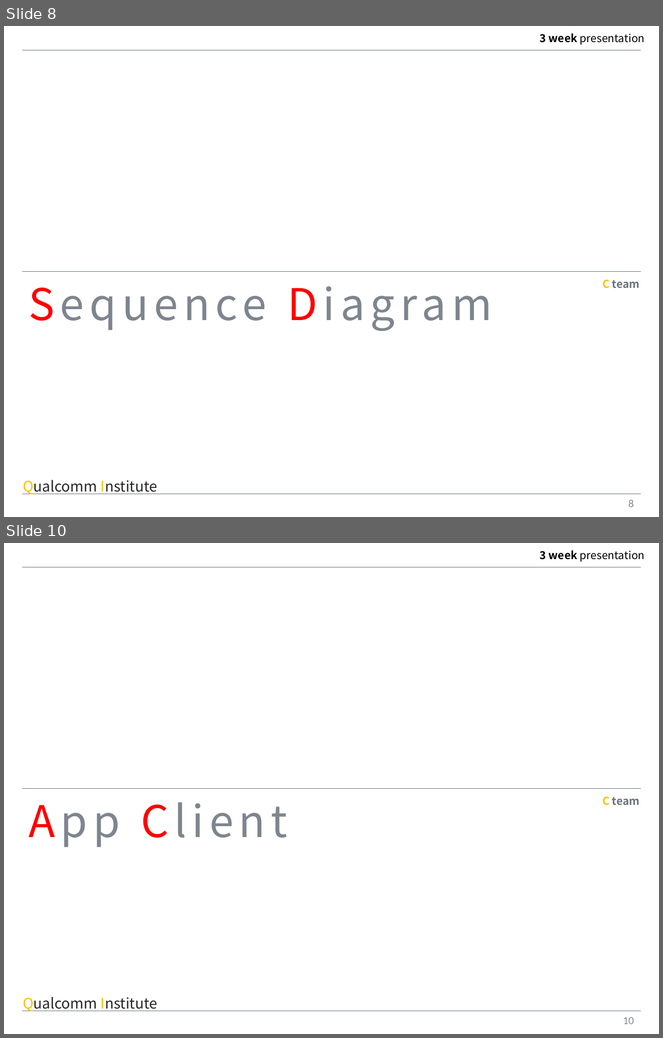
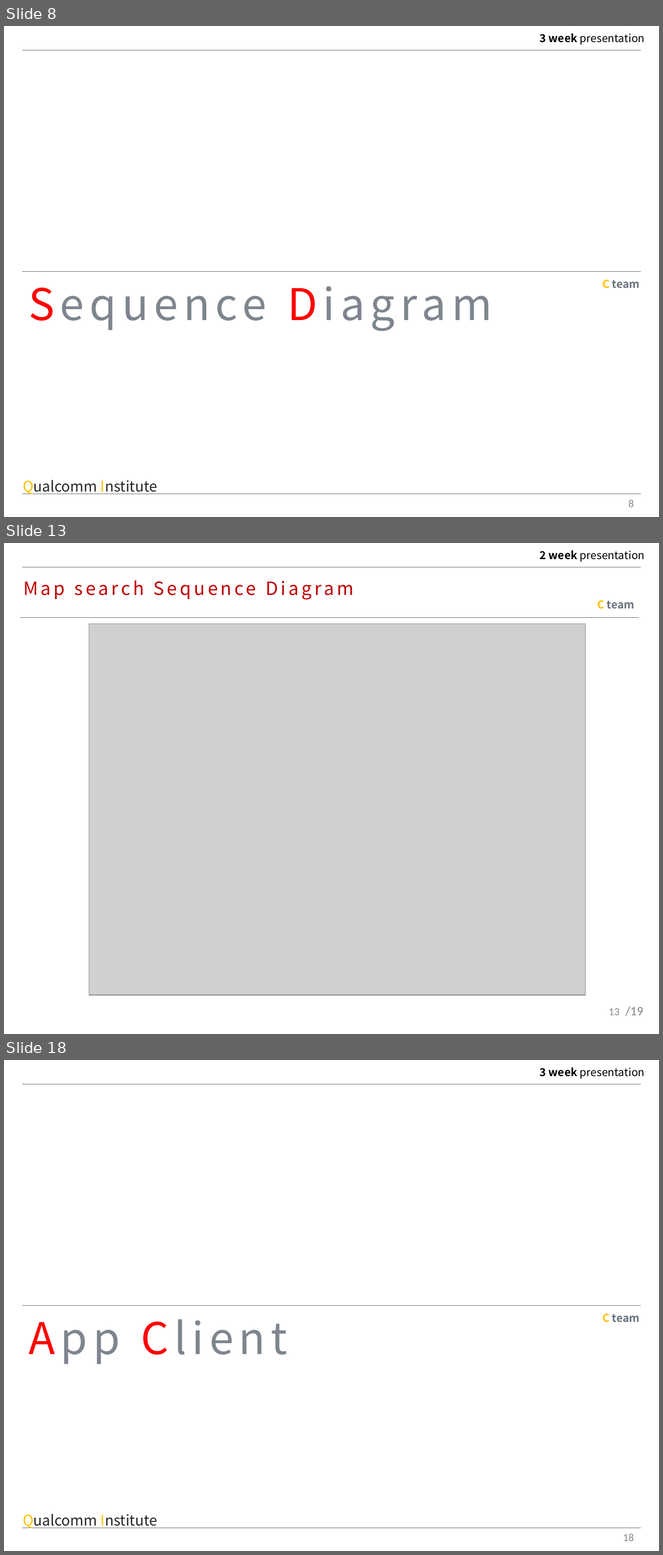
Before and after one commit to MAENGSOOHOON/summer2017IoT, a slide deck: 3week/ppt/3week.pptx. Shown one above the other, each under a label of ours: slides 8 and 10 before the commit, slides 8, 13 and 18 after it; the slides between them are not shown. The pictures are 663x1038 and 663x1555 pixels, drawn with LibreOffice and Linux fonts; fonts in the diff are those of the drawing; grey boxes stand for pictures. Boxes give left, top, right and bottom in pixels: in the first picture for what was removed or moved away, otherwise in the second. Text is boxed around its words. In the diff, an @@ line names an element or a change of style, - is before the commit and + after.

```diff
--- a/3week/ppt/3week.pptx
+++ b/3week/ppt/3week.pptx
@@ slide 13 added at (4, 543, 659, 1034), background #FFFFFF @@
@@ text added at (540, 550, 645, 562), 12 pt, text #000000 @@
+2 week presentation
@@ line added from (22, 566) to (641, 566), #68727E 0.25 pt @@
@@ text added at (23, 580, 354, 600), 20 pt, text #C00000 @@
+Map search Sequence Diagram
@@ text added at (597, 600, 635, 609), 12 pt, text #68727E, bold @@
+C team
@@ line added from (20, 618) to (639, 618), #68727E 0.25 pt @@
@@ picture added at (89, 624, 586, 995) @@
@@ page number added at (609, 1008, 620, 1016), 12 pt, text #8C8C8C @@
+13
@@ text added at (625, 1007, 643, 1016), 14 pt, text #808080 @@
+/19
@@ what was slide 10 is now slide 18 @@
@@ page number at (623, 1534, 634, 1542): text changed @@
-10
+18
```
Also in this commit, not shown: 1 slide changed, 8 other slides added, 1 slide removed, 1 other file.
